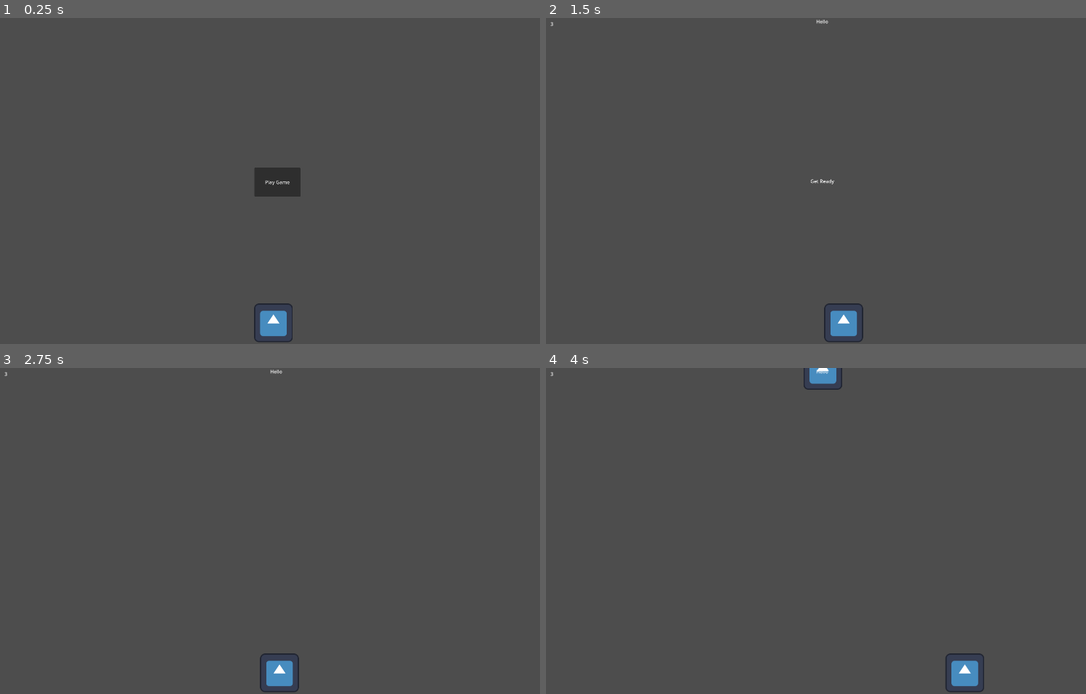
Above: before the commit, frames 1-4 (two rows, left to right).
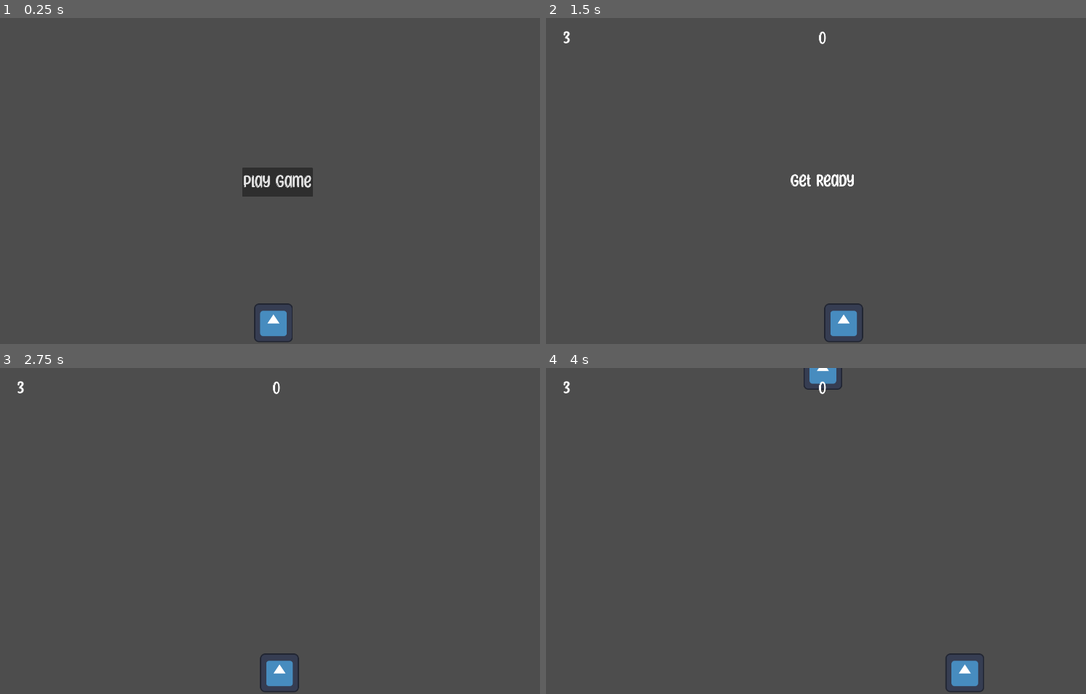
Above: after the commit, the same moments.

Repository: Christer-Bjoerk/Gathering_Leaves_GDScript
Game: Godot game, scene res://Scenes/main.tscn
Two runs of this game, one before a commit and one after it. Both use one fixed random seed, a clock stepped at 60 frames per second and the inputs below. The engine's default icon, where the game draws it, is replaced by a stand-in: a white triangle on a blue panel in a dark square.
Inputs:
- Up to frame 1 (0.25 s): no input
- Up to frame 2 (1.5 s): click "Play Game" at 0.5 s; tap Enter at 1.25 s; hold D (move_right) from 1.28 s (still down)
- Up to frame 3 (2.75 s): release D (move_right) at 2.03 s; hold A (move_left) from 2.03 s (still down)
- Up to frame 4 (4 s): release A (move_left) at 2.78 s; hold D (move_right) from 2.78 s (still down)

The runs differ from the first frame. In frame 1, 0.6% of the frame differs, in the area x 44-58%, y 45-55%; in frame 2, 0.4%; in frame 3, less than 0.1%; in frame 4, less than 0.1%.

Commit message:
New font
Commerical free use

Diff:
--- a/Scenes/hud.tscn
+++ b/Scenes/hud.tscn
@@ -1,6 +1,7 @@
-[gd_scene load_steps=2 format=3 uid="uid://c0gshq4ijbxp5"]
+[gd_scene load_steps=3 format=3 uid="uid://c0gshq4ijbxp5"]
 
 [ext_resource type="Script" path="res://Scripts/HUD.gd" id="1_3vr5m"]
+[ext_resource type="FontFile" uid="uid://b8dwb7vb3kvu2" path="res://Assets/Fonts/SunnyspellsRegular-MV9ze.otf" id="2_ywmhv"]
 
 [node name="HUD" type="CanvasLayer"]
 script = ExtResource("1_3vr5m")
@@ -9,17 +10,24 @@
 anchors_preset = 5
 anchor_left = 0.5
 anchor_right = 0.5
-offset_left = -20.0
-offset_right = 20.0
-offset_bottom = 26.0
+offset_left = -48.0
+offset_top = 40.0
+offset_right = 50.0
+offset_bottom = 95.0
 grow_horizontal = 2
-text = "Hello"
+theme_override_fonts/font = ExtResource("2_ywmhv")
+theme_override_font_sizes/font_size = 64
+text = "0"
+horizontal_alignment = 1
+vertical_alignment = 1
 
 [node name="PlayerHealthLabel" type="Label" parent="."]
-offset_left = 48.0
-offset_top = 8.0
-offset_right = 88.0
-offset_bottom = 34.0
+offset_left = 40.0
+offset_top = 40.0
+offset_right = 192.0
+offset_bottom = 95.0
+theme_override_fonts/font = ExtResource("2_ywmhv")
+theme_override_font_sizes/font_size = 64
 text = "3"
 horizontal_alignment = 1
 
@@ -36,6 +44,8 @@
 grow_horizontal = 2
 grow_vertical = 2
 size_flags_horizontal = 4
+theme_override_fonts/font = ExtResource("2_ywmhv")
+theme_override_font_sizes/font_size = 64
 text = "Hello"
 horizontal_alignment = 1
 vertical_alignment = 1
@@ -52,6 +62,8 @@
 offset_bottom = 52.0
 grow_horizontal = 2
 grow_vertical = 2
+theme_override_fonts/font = ExtResource("2_ywmhv")
+theme_override_font_sizes/font_size = 65
 text = "Play Game"
 
 [node name="MessageTimer" type="Timer" parent="."]
Binary file added: Assets/Fonts/SunnyspellsRegular-MV9ze.otf
Not shown, added: Assets/Fonts/SunnyspellsRegular-MV9ze.otf.import
